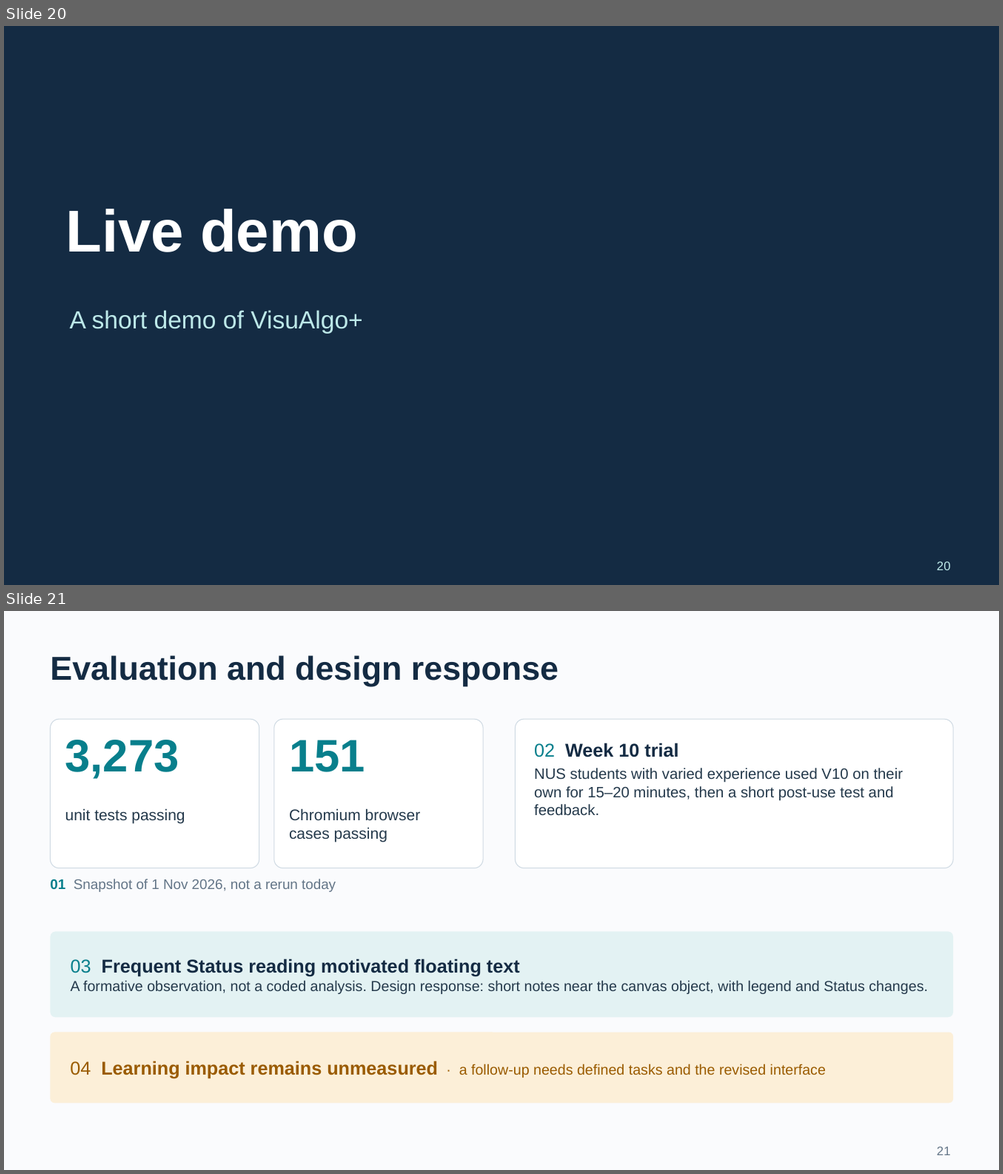
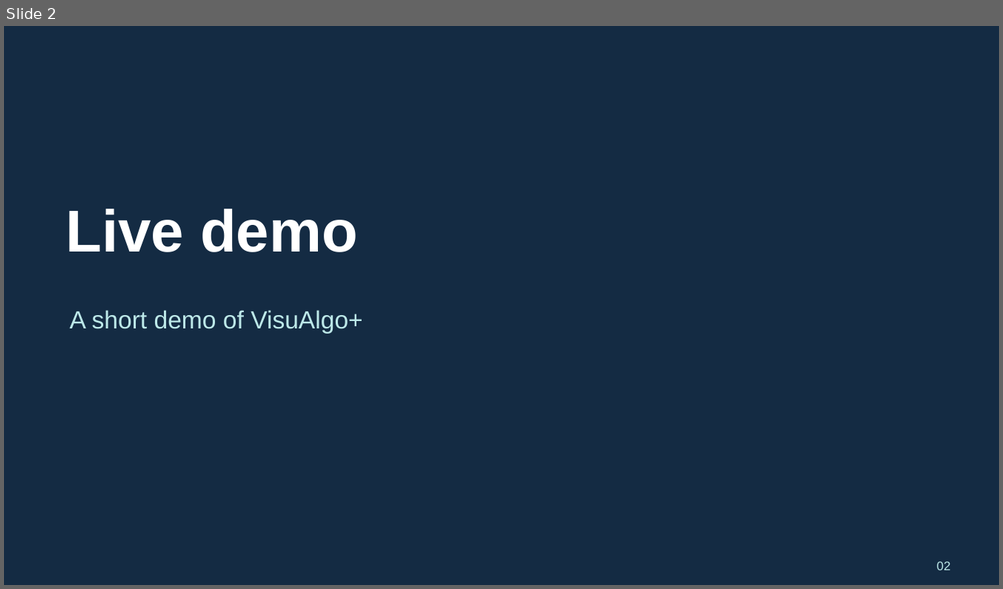
Before and after one commit to BJoozz/docsforfyp, a slide deck: presentation/VisuAlgo_CA_Presentation.pptx. Shown one above the other, each under a label of ours: slides 20 and 21 before the commit, slide 2 after it. The pictures are 1003x1174 and 1003x589 pixels, drawn with LibreOffice and Linux fonts; fonts in the diff are those of the drawing. Boxes give left, top, right and bottom in pixels: in the first picture for what was removed or moved away, otherwise in the second. Text is boxed around its words. In the diff, an @@ line names an element or a change of style, - is before the commit and + after.

```diff
--- a/presentation/VisuAlgo_CA_Presentation.pptx
+++ b/presentation/VisuAlgo_CA_Presentation.pptx
@@ slide 21 removed at (4, 611, 999, 1170), background #FAFBFD @@
@@ text removed at (50, 655, 558, 686) @@
-Evaluation and design response
@@ rounded rectangle removed at (51, 719, 259, 869) @@
@@ rounded rectangle removed at (274, 719, 483, 869) @@
@@ rounded rectangle removed at (515, 719, 953, 869) @@
-02 Week 10 trial
-NUS students with varied experience used V10 on their own for 15–20 minutes, then a short post-use test and feedback.
@@ text removed at (65, 740, 179, 779) @@
-3,273
@@ text removed at (289, 740, 365, 772) @@
-151
@@ text removed at (65, 809, 185, 823) @@
-unit tests passing
@@ text removed at (289, 809, 421, 842) @@
-Chromium browser
-cases passing
@@ text removed at (50, 879, 336, 892) @@
-01 Snapshot of 1 Nov 2026, not a rerun today
@@ rounded rectangle removed at (51, 932, 953, 1017) @@
-03 Frequent Status reading motivated floating text
-A formative observation, not a coded analysis. Design response: short notes near the canvas object, with legend and Status changes.
@@ rounded rectangle removed at (51, 1033, 953, 1103) @@
-04 Learning impact remains unmeasured · a follow-up needs defined tasks and the revised interface
@@ text removed at (936, 1147, 950, 1156) @@
-21
@@ what was slide 20 is now slide 2 @@
@@ slide 2 changed as well @@
@@ text at (936, 562, 950, 571): text changed @@
-20
+02
```
Also in this commit, not shown: 16 other slides changed, 6 slides added, 4 other slides removed, 18 other files.
